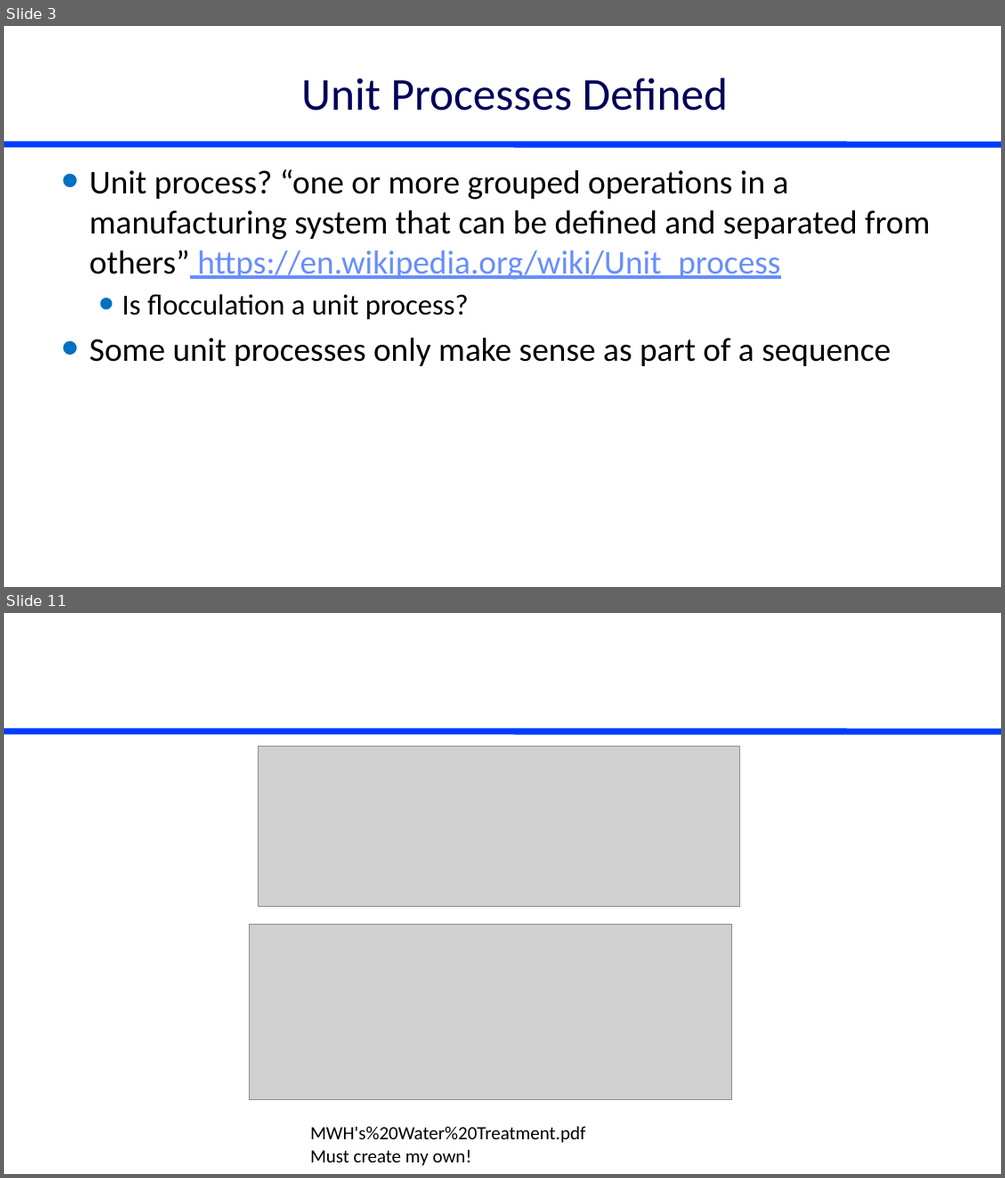
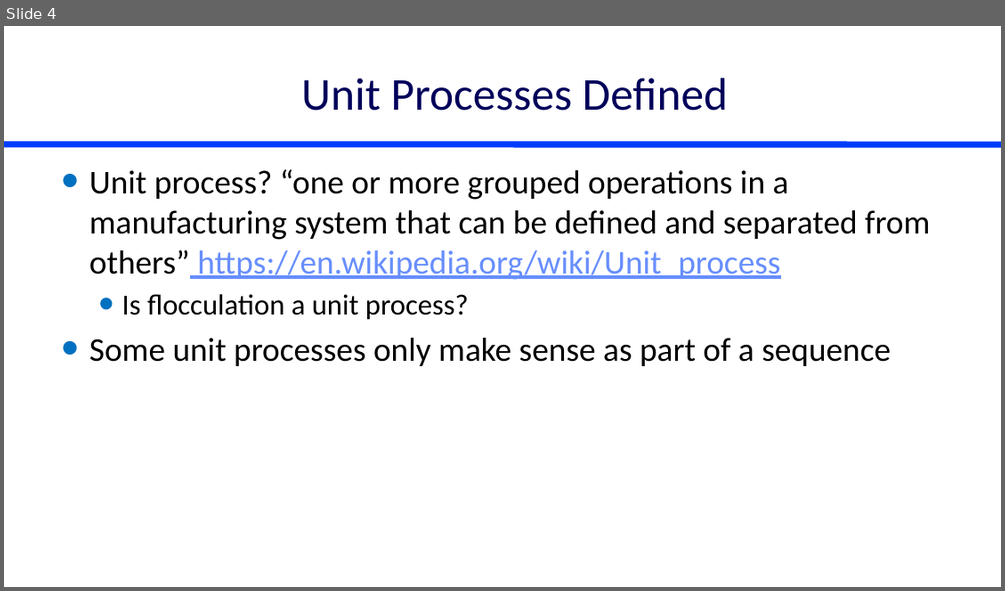
Before and after one commit to monroews/CEE4590, a slide deck: Lectures/Unit Process Selection.pptx. Shown one above the other, each under a label of ours: slides 3 and 11 before the commit, slide 4 after it; the slides between them are not shown. The pictures are 1005x1178 and 1005x591 pixels, drawn with LibreOffice and Linux fonts; fonts in the diff are those of the drawing; grey boxes stand for pictures. Boxes give left, top, right and bottom in pixels: in the first picture for what was removed or moved away, otherwise in the second. Text is boxed around its words. In the diff, an @@ line names an element or a change of style, - is before the commit and + after.

```diff
--- a/Lectures/Unit Process Selection.pptx
+++ b/Lectures/Unit Process Selection.pptx
@@ slide 11 removed at (4,613,1001,1174), background #FFFFFF; not listed: 1 template element that a slide beside it also shows @@
@@ picture removed at (259,747,740,907) @@
@@ picture removed at (250,925,732,1099) @@
@@ text removed at (310,1126,585,1166) @@
-MWH's%20Water%20Treatment.pdf
-Must create my own!
@@ what was slide 3 is now slide 4 @@
```
Also in this commit, not shown: 3 slides changed, 1 slide added, 4 other slides removed, 3 other files.
